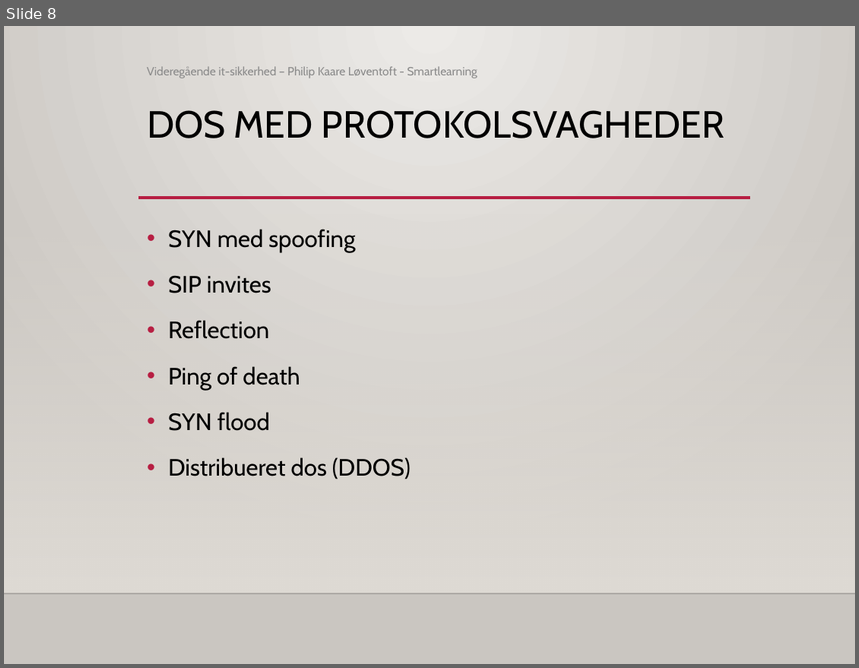
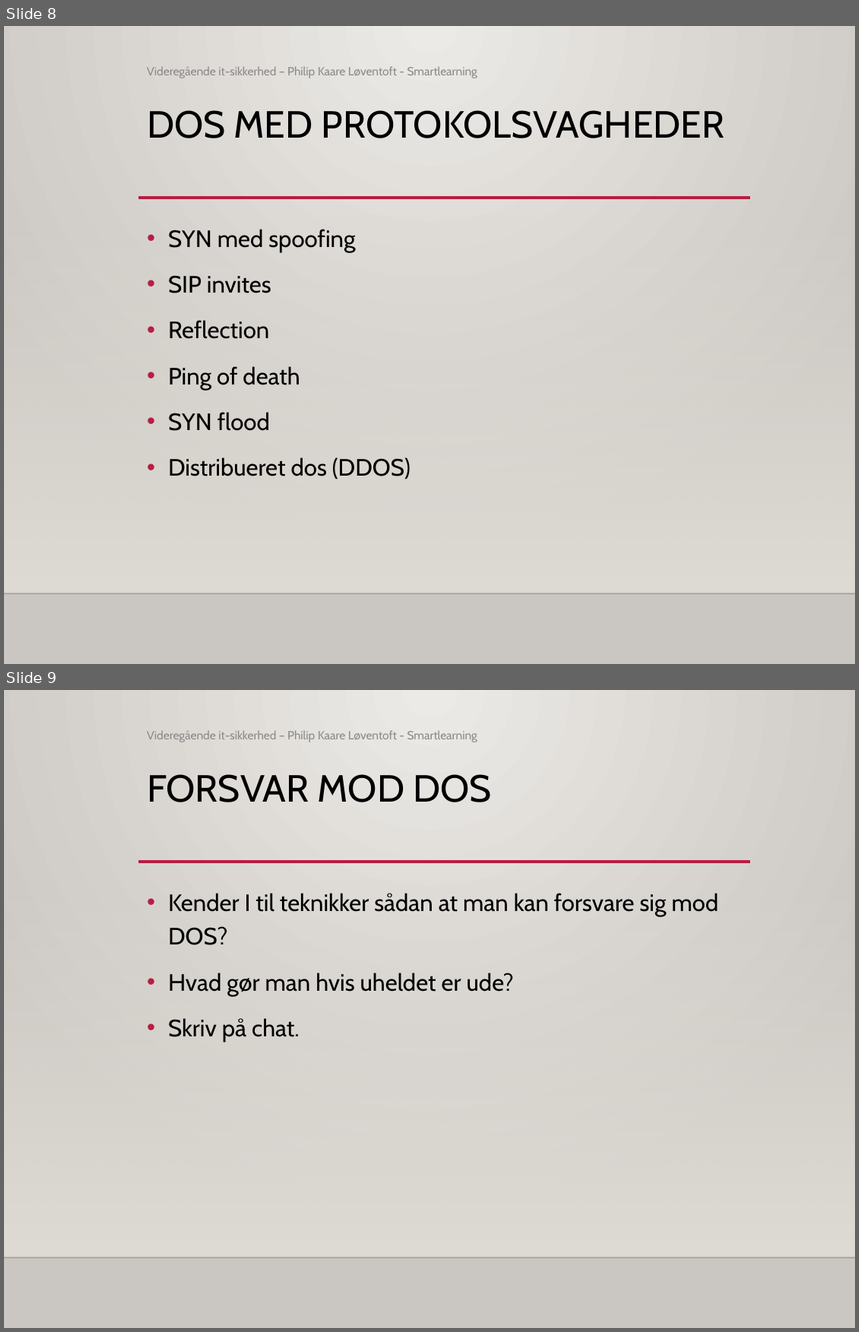
Before and after one commit to philipkaare/presentations, a slide deck: Smartlearning.dk/IT-sikkerhed - webinar 1.pptx. Shown one above the other, each under a label of ours: slide 8 before the commit, slides 8 and 9 after it. The pictures are 859x668 and 859x1332 pixels, drawn with LibreOffice and Linux fonts; fonts in the diff are those of the drawing; background and template pictures are left out. Boxes give left, top, right and bottom in pixels: in the first picture for what was removed or moved away, otherwise in the second. Text is boxed around its words. In the diff, an @@ line names an element or a change of style, - is before the commit and + after.

```diff
--- a/Smartlearning.dk/IT-sikkerhed - webinar 1.pptx
+++ b/Smartlearning.dk/IT-sikkerhed - webinar 1.pptx
@@ slide 9 added at (4,690,855,1328), background gradient #ECEAE7 to #CAC7C1; not listed: 3 template elements that a slide beside it also shows @@
@@ text added at (147,730,477,742), 10 pt, text #8C8C8C @@
+Videregående it-sikkerhed – Philip Kaare Løventoft - Smartlearning
@@ title added at (147,774,491,802), 32 pt, text #000000 @@
+FORSVAR MOD DOS
@@ text added at (168,893,719,1043), 20 pt, text #000000 @@
+• Kender I til teknikker sådan at man kan forsvare sig mod DOS?
+• Hvad gør man hvis uheldet er ude?
+• Skriv på chat.
```
Also in this commit, not shown: 1 slide changed, 4 other files.
